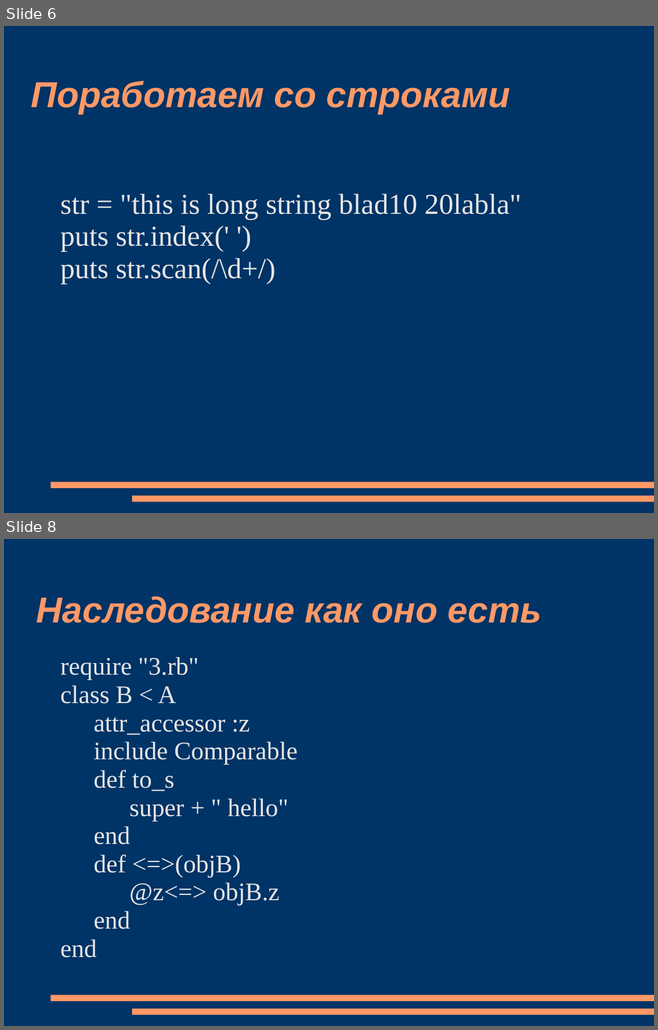
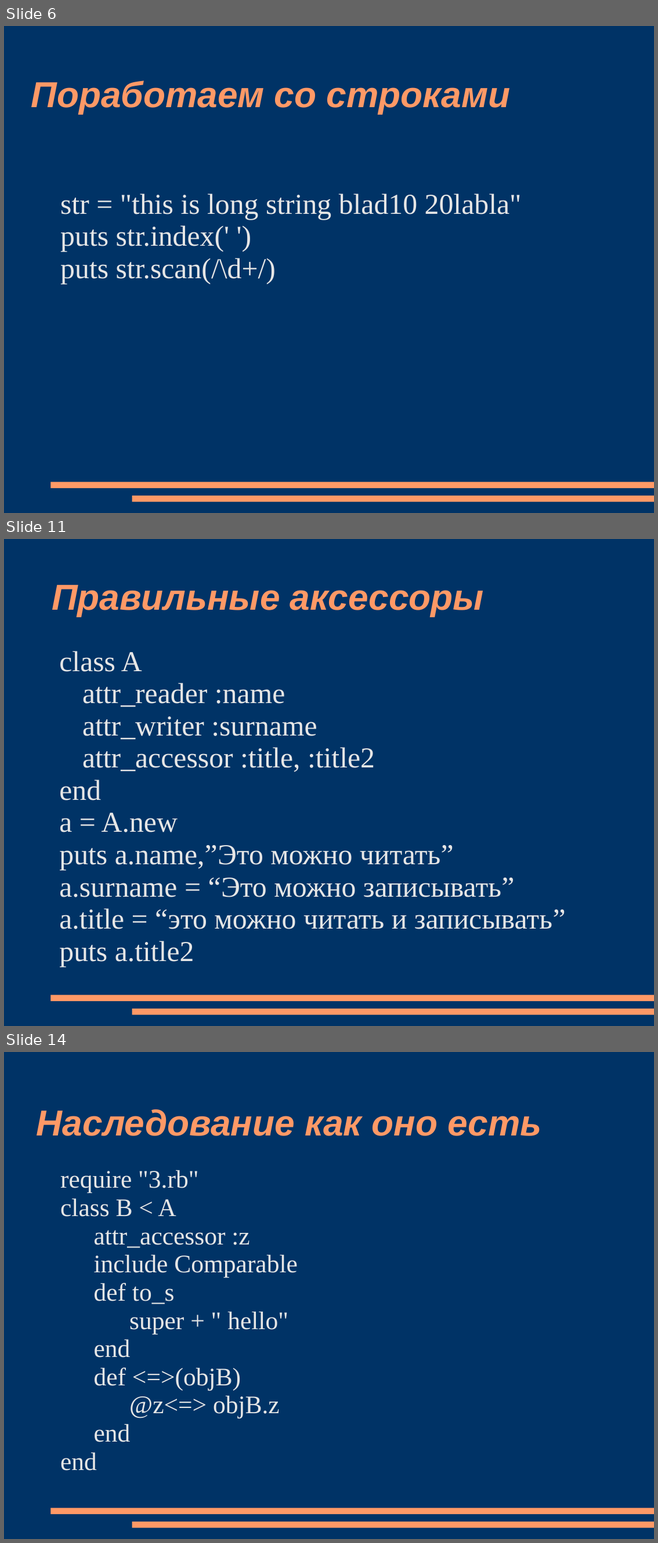
Before and after one commit to sidorovis/restudy, a slide deck: _ООПИС/Lection/ruby.ppt. Shown one above the other, each under a label of ours: slides 6 and 8 before the commit, slides 6, 11 and 14 after it; the slides between them are not shown. The pictures are 658x1030 and 658x1543 pixels, drawn with LibreOffice and Linux fonts; fonts in the diff are those of the drawing. Boxes give left, top, right and bottom in pixels: in the first picture for what was removed or moved away, otherwise in the second. Text is boxed around its words. In the diff, an @@ line names an element or a change of style, - is before the commit and + after.

```diff
--- a/_ООПИС/Lection/ruby.ppt
+++ b/_ООПИС/Lection/ruby.ppt
@@ slide 11 added at (4,539,654,1026), background #003366; not listed: 2 template elements that a slide beside it also shows @@
@@ title added at (52,585,484,616), 40 pt, text #FF9966, bold, italic @@
+Правильные аксессоры
@@ text added at (59,651,565,967), 32 pt, text #E6E6E6 @@
+class A
+attr_reader :name
+attr_writer :surname
+attr_accessor :title, :title2
+end
+a = A.new
+puts a.name,”Это можно читать”
+a.surname = “Это можно записывать”
+a.title = “это можно читать и записывать”
+puts a.title2
@@ what was slide 8 is now slide 14 @@
```
Also in this commit, not shown: 3 slides changed, 8 other slides added, 1 slide removed, 1 other file.
